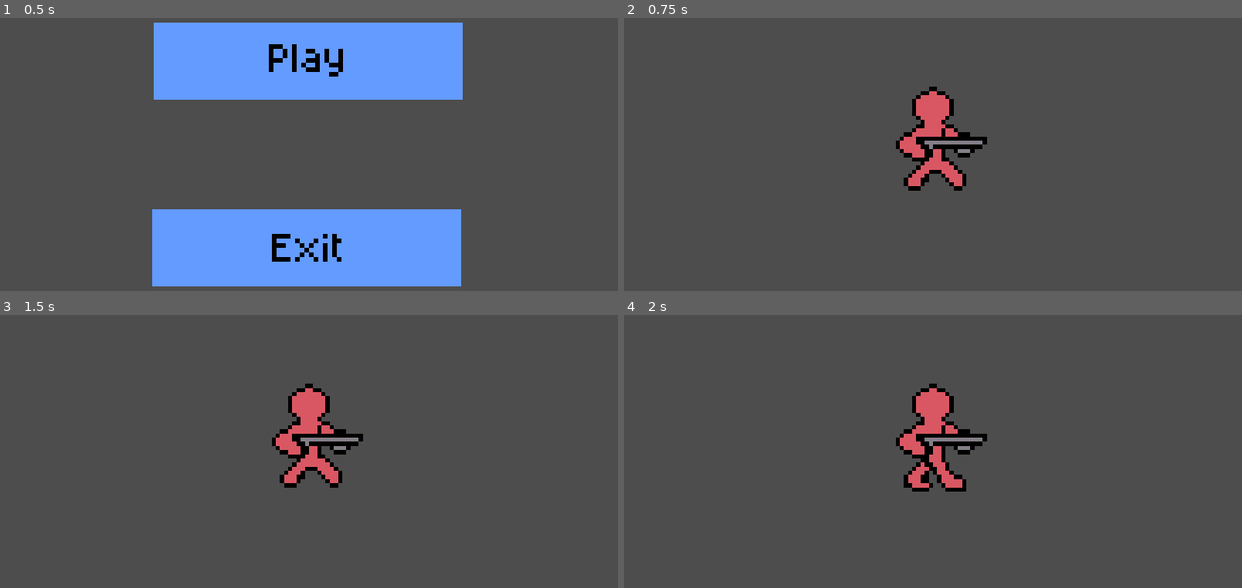
Above: before the commit, frames 1-4 (two rows, left to right).
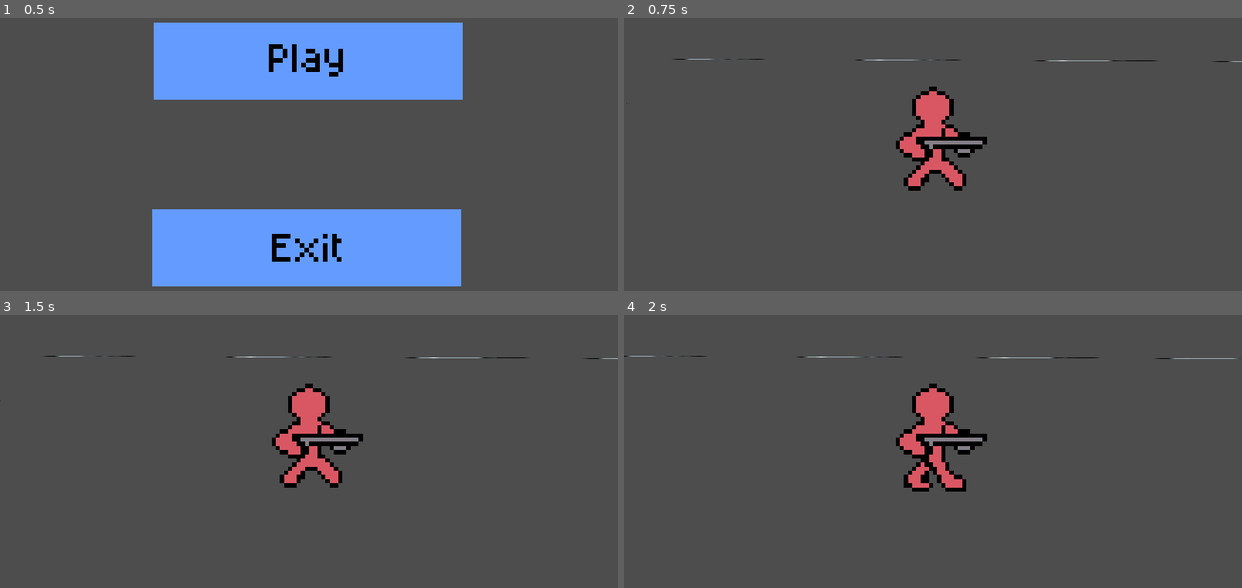
Above: after the commit, the same moments.

Repository: terminator0521/air-jumper
Game: Godot game, scene res://scenes/start_menu.tscn
The game is run twice, just before and just after one commit, with the same random seed, the same clock (stepped at 60 frames per second) and the same inputs.
Inputs (mouse positions are in pixels of both pictures, inside the frame that each line leads up to):
- Up to frame 1 (0.5 s): no input
- Up to frame 2 (0.75 s): click (933, 61) at 0.5 s
- Up to frame 3 (1.5 s): tap Enter at 1.25 s; hold Right from 1.28 s (still down)
- Up to frame 4 (2 s): keep holding Right

Frame 1 is identical in both runs. In frame 2, 0.1% of the frame differs, in the area x 0-100%, y 14-32%; in frame 3, 0.1%; in frame 4, 0.2%, in the area x 0-100%, y 14-17%.

Commit message:
add and start meshinstance of platforms

Diff:
--- a/scenes/game.tscn
+++ b/scenes/game.tscn
@@ -2,6 +2,8 @@
 
 [ext_resource type="Script" uid="uid://dm0ix6e406opf" path="res://scripts/player.gd" id="1_yqjtg"]
 [ext_resource type="Texture2D" uid="uid://cbjqvrnjthtjc" path="res://textures/entities/player.png" id="2_lnu2h"]
+[ext_resource type="Texture2D" uid="uid://hshxno505ddx" path="res://textures/platforms/rocket.png" id="3_lnu2h"]
+[ext_resource type="Script" uid="uid://d4gm8q8j3w54e" path="res://scripts/rocket.gd" id="4_lbhrr"]
 
 [sub_resource type="RectangleShape2D" id="RectangleShape2D_2g0sk"]
 
@@ -53,20 +55,37 @@
 "speed": 3.0
 }]
 
+[sub_resource type="QuadMesh" id="QuadMesh_njqwk"]
+size = Vector2(120, 40)
+
+[sub_resource type="MultiMesh" id="MultiMesh_b1lj4"]
+instance_count = 10
+mesh = SubResource("QuadMesh_njqwk")
+buffer = PackedFloat32Array(0.5, 3.9999998, 1, 1, 1, 0.05, 0.006048387, 0.16129032, 0.7664218, 2.660608, 1, 1, 1, 0.05, 0.0071226684, 0.11808413, 1.525126, 1.5251265, 1, 1, 1, 0.05, 0.01018196, 0.08145569, 2.6606073, 0.7664218, 1, 1, 1, 0.05, 0.014760514, 0.056981348, 4, 0.5, 1, 1, 1, 0.05, 0.02016129, 0.048387095, 242, 0.5, 1, 1, 1, 0.05, 0.9798387, 0.048387095, 243.33939, 0.76642203, 1, 1, 1, 0.05, 0.98523945, 0.056981355, 244.47487, 1.525126, 1, 1, 1, 0.05, 0.98981804, 0.08145568, 245.23358, 2.660608, 1, 1, 1, 0.05, 0.99287736, 0.11808413, 245.5, 4.0000005, 1, 1, 1, 0.05, 0.9939516, 0.16129033)
+
 [node name="Node2D" type="Node2D" unique_id=251696169]
 
-[node name="CharacterBody2D" type="CharacterBody2D" parent="." unique_id=61970098]
+[node name="Player" type="CharacterBody2D" parent="." unique_id=61970098]
 script = ExtResource("1_yqjtg")
 
-[node name="Camera2D" type="Camera2D" parent="CharacterBody2D" unique_id=1974312624]
+[node name="Camera2D" type="Camera2D" parent="Player" unique_id=1974312624]
 
-[node name="CollisionShape2D" type="CollisionShape2D" parent="CharacterBody2D" unique_id=1496453542]
+[node name="CollisionShape2D" type="CollisionShape2D" parent="Player" unique_id=1496453542]
 shape = SubResource("RectangleShape2D_2g0sk")
 
-[node name="AnimatedSprite2D" type="AnimatedSprite2D" parent="CharacterBody2D" unique_id=1041880759]
+[node name="AnimatedSprite2D" type="AnimatedSprite2D" parent="Player" unique_id=1041880759]
 texture_filter = 1
-position = Vector2(193, 143)
+position = Vector2(632, 107)
 scale = Vector2(5.375, 5.375)
 sprite_frames = SubResource("SpriteFrames_sfuul")
 animation = &"walking"
-frame_progress = 0.7457577
+frame = 3
+frame_progress = 0.45289633
+
+[node name="Platforms" type="Node2D" parent="." unique_id=1654445354]
+
+[node name="Rocket" type="MultiMeshInstance2D" parent="Platforms" unique_id=1317146511]
+multimesh = SubResource("MultiMesh_b1lj4")
+texture = ExtResource("3_lnu2h")
+script = ExtResource("4_lbhrr")
+instance_count = 10
--- /dev/null
+++ b/scripts/rocket.gd
@@ -0,0 +1,51 @@
+extends MultiMeshInstance2D
+
+@export var frame_height  = 1
+@export var frame_width = 2
+@export var animation_speed = 0.5
+@export var instance_count = 0
+var frame
+var total_frames
+var current_frame = 0
+var max_frame
+
+func _ready() -> void:
+	# Set instance count
+	multimesh.instance_count = instance_count
+
+	# Check for all requirements being valid
+	if texture == null or multimesh == null or multimesh.mesh == null:
+		return
+
+	# Get size of spritesheet
+	var texture_size: Vector2 = texture.get_size()
+
+	# Get size of single sprite
+	var frame_size = Vector2(
+		texture_size.x / float(frame_width),
+		texture_size.y / float(frame_height)
+	)
+
+	#get single texture
+	if multimesh.mesh is QuadMesh:
+		multimesh.mesh.size = frame_size
+
+	total_frames = frame_height * frame_width
+
+	pass # Replace with function body.
+
+func _process(delta: float) -> void:
+	# Get frame time
+	max_frame = total_frames * (1 / delta) * animation_speed
+
+	# set frame
+	if current_frame < max_frame:
+		frame = 0
+	else:
+		frame += 1
+
+	# Change frame
+	for i in range(multimesh.instance_count):
+		multimesh.set_instance_custom_data(i, Color(current_frame / total_frames, 0.0, 0.0, 0.0))
+
+	pass
Not shown, added: scripts/rocket.gd.uid
Binary file added: textures/platforms/rocket.png
Not shown, added: textures/platforms/rocket.png.import
Binary file added: textures/platforms/rockettemplate.aseprite
